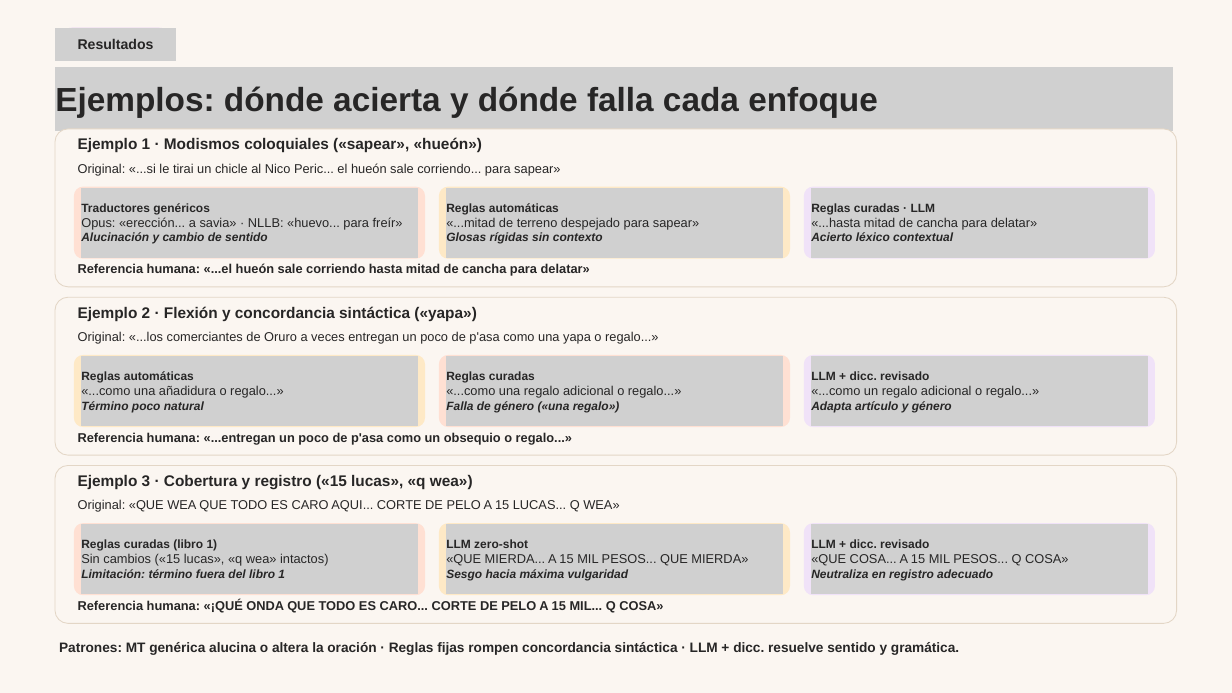
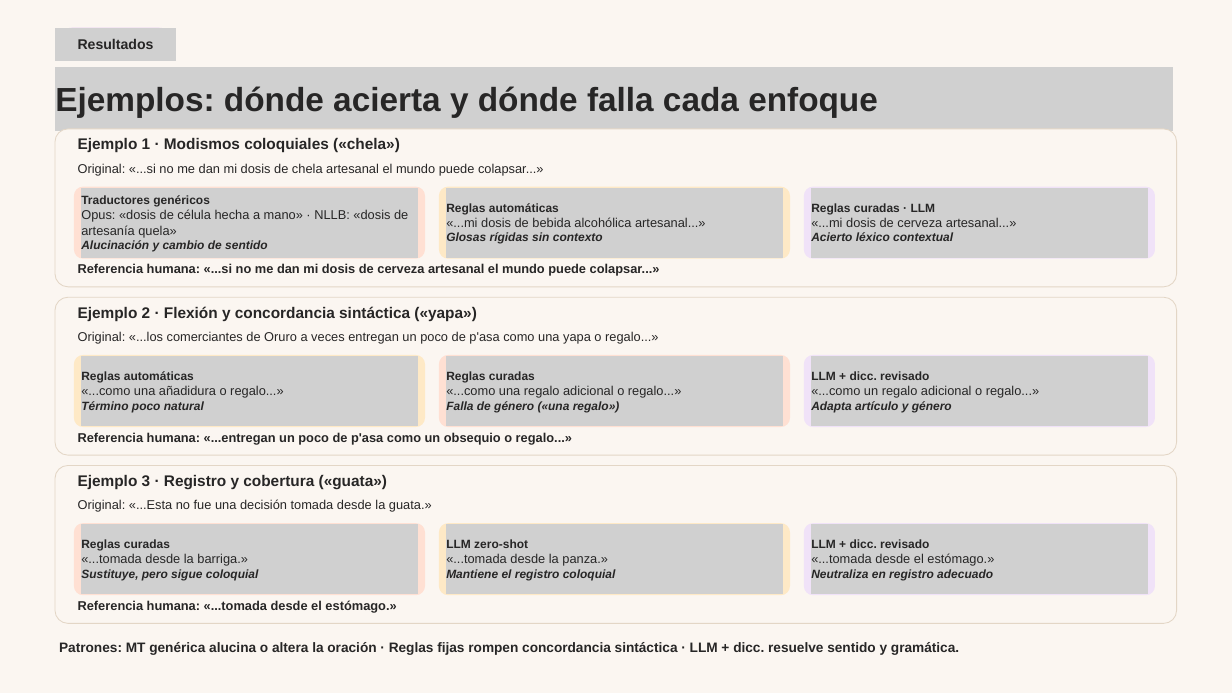
Before and after one commit to carlosiskindacool/proyecto-nlp, a slide deck: slide 11 of docs/avance_proyecto_revisado.pptx. Drawn at 1232x693 pixels with LibreOffice and Linux fonts; fonts in the diff are those of the drawing; grey boxes stand for pictures. Boxes give left, top, right and bottom in pixels: in the first picture for what was removed or moved away, otherwise in the second. Text is boxed around its words. In the diff, an @@ line names an element or a change of style, - is before the commit and + after.

```diff
--- a/docs/avance_proyecto_revisado.pptx
+++ b/docs/avance_proyecto_revisado.pptx
@@ text at box(78, 138, 400, 152): text changed @@
-Ejemplo 1 · Modismos coloquiales («sapear», «hueón»)
+Ejemplo 1 · Modismos coloquiales («chela»)
@@ text at box(78, 163, 544, 176): text changed @@
-Original: «...si le tirai un chicle al Nico Peric... el hueón sale corriendo... para sapear»
+Original: «...si no me dan mi dosis de chela artesanal el mundo puede colapsar...»
@@ text at box(81, 209, 408, 237): text changed @@
-Opus: «erección... a savia» · NLLB: «huevo... para freír»
+Opus: «dosis de célula hecha a mano» · NLLB: «dosis de artesanía quela»
@@ text at box(446, 217, 706, 227): text changed @@
-«...mitad de terreno despejado para sapear»
+«...mi dosis de bebida alcohólica artesanal...»
@@ text at box(811, 217, 1017, 227): text changed @@
-«...hasta mitad de cancha para delatar»
+«...mi dosis de cerveza artesanal...»
@@ text at box(78, 263, 660, 276): text changed @@
-Referencia humana: «...el hueón sale corriendo hasta mitad de cancha para delatar»
+Referencia humana: «...si no me dan mi dosis de cerveza artesanal el mundo puede colapsar...»
@@ text at box(78, 475, 387, 490): text changed @@
-Ejemplo 3 · Cobertura y registro («15 lucas», «q wea»)
+Ejemplo 3 · Registro y cobertura («guata»)
@@ text at box(78, 499, 432, 512): text changed @@
-Original: «QUE WEA QUE TODO ES CARO AQUI... CORTE DE PELO A 15 LUCAS... Q WEA»
+Original: «...Esta no fue una decisión tomada desde la guata.»
@@ text at box(81, 539, 259, 581): text changed @@
-Reglas curadas (libro 1)
-Sin cambios («15 lucas», «q wea» intactos)
-Limitación: término fuera del libro 1
+Reglas curadas
+«...tomada desde la barriga.»
+Sustituye, pero sigue coloquial
@@ text at box(446, 553, 616, 581): text changed; size 15 to 14 pt; bold on; italic on @@
-«QUE MIERDA... A 15 MIL PESOS... QUE MIERDA»
-Sesgo hacia máxima vulgaridad
+«...tomada desde la panza.»
+Mantiene el registro coloquial
@@ text at box(811, 553, 994, 566): text changed @@
-«QUE COSA... A 15 MIL PESOS... Q COSA»
+«...tomada desde el estómago.»
@@ text at box(78, 600, 396, 613): text changed @@
-Referencia humana: «¡QUÉ ONDA QUE TODO ES CARO... CORTE DE PELO A 15 MIL... Q COSA»
+Referencia humana: «...tomada desde el estómago.»
```
Also in this commit, not shown: 1 other slide changed, 1 other file.
